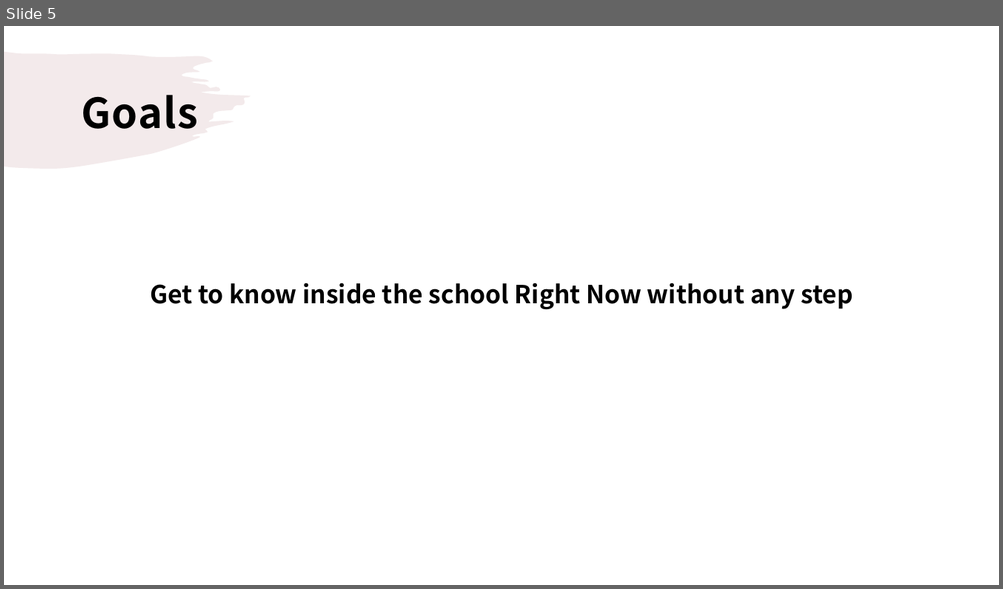
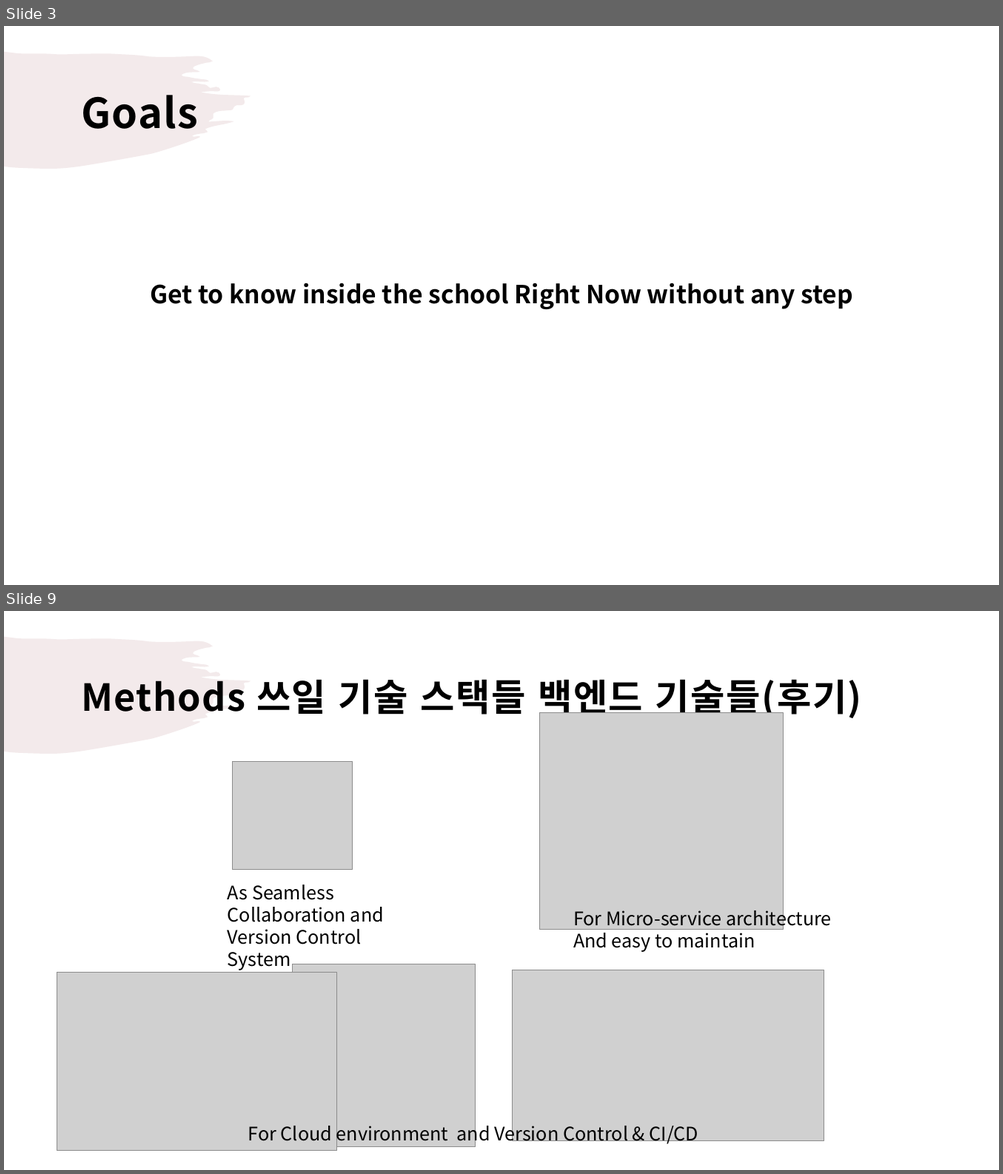
Before and after one commit to droongma/2021spring_41class_team13, a slide deck: 황석진 제안서 작성중.pptx. Shown one above the other, each under a label of ours: slide 5 before the commit, slides 3 and 9 after it; the slides between them are not shown. The pictures are 1003x589 and 1003x1174 pixels, drawn with LibreOffice and Linux fonts; fonts in the diff are those of the drawing; grey boxes stand for pictures. Boxes give left, top, right and bottom in pixels: in the first picture for what was removed or moved away, otherwise in the second. Text is boxed around its words. In the diff, an @@ line names an element or a change of style, - is before the commit and + after.

Commit message:
황석진 제안서 Goal & method 부분 작성 완료 - 첨삭 필요

```diff
--- a/황석진 제안서 작성중.pptx
+++ b/황석진 제안서 작성중.pptx
@@ slide 9 added at (4, 611, 999, 1170), background #FFFFFF; not listed: 1 template element that a slide beside it also shows @@
@@ title added at (81, 679, 862, 721), 36 pt, text #000000, bold @@
+Methods 쓰일 기술 스택들 백엔드 기술들(후기)
@@ picture added at (540, 712, 783, 930) @@
@@ picture added at (233, 762, 353, 870) @@
@@ text added at (227, 885, 384, 971), 18 pt, text #000000 @@
+As Seamless Collaboration and Version Control System
@@ text added at (573, 906, 831, 952), 18 pt, text #000000 @@
+For Micro-service architecture And easy to maintain
@@ picture added at (292, 965, 475, 1147) @@
@@ picture added at (57, 972, 337, 1151) @@
@@ picture added at (512, 970, 824, 1142) @@
@@ text added at (248, 1122, 698, 1146), 18 pt, text #000000 @@
+For Cloud environment and Version Control & CI/CD
@@ what was slide 5 is now slide 3 @@
```
Also in this commit, not shown: 3 slides changed, 3 other slides added, 4 slides removed.
